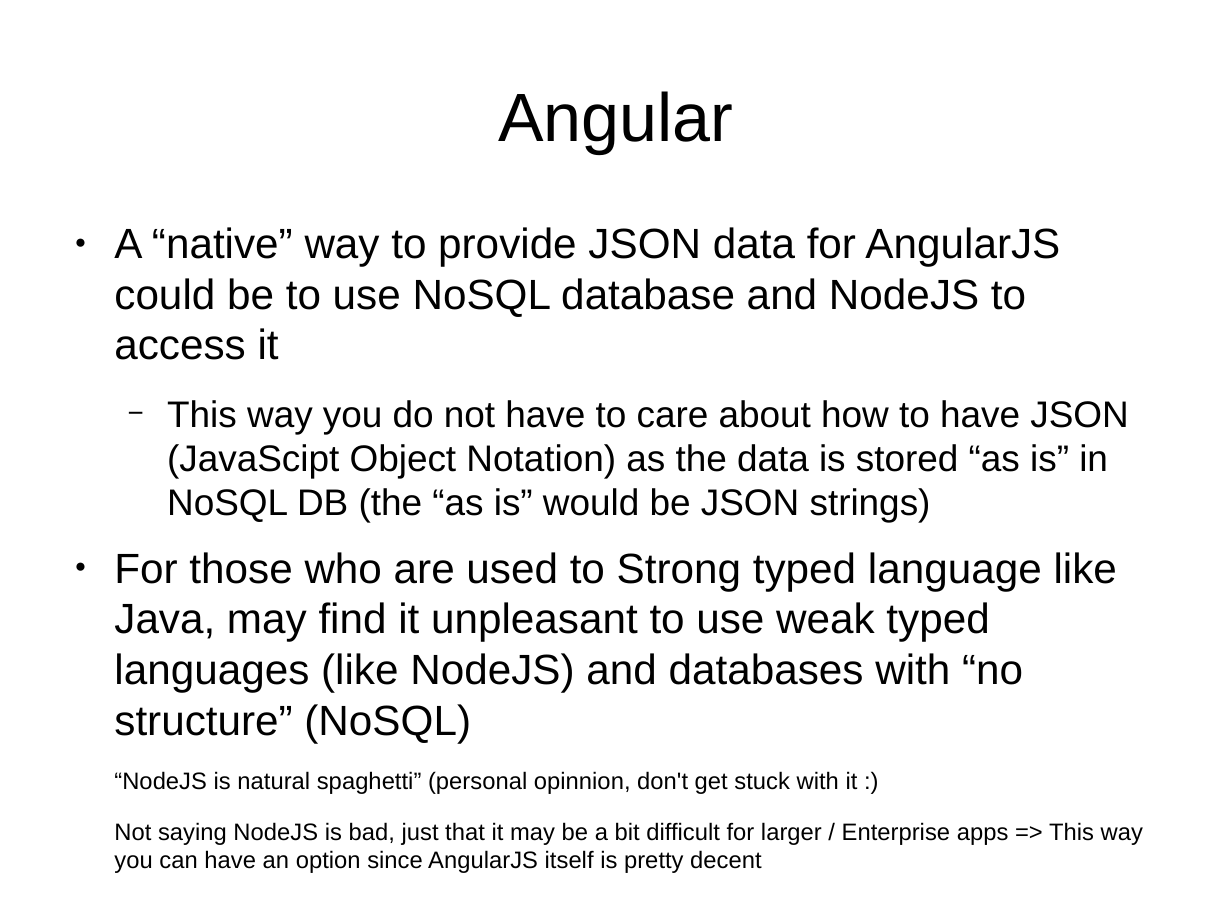
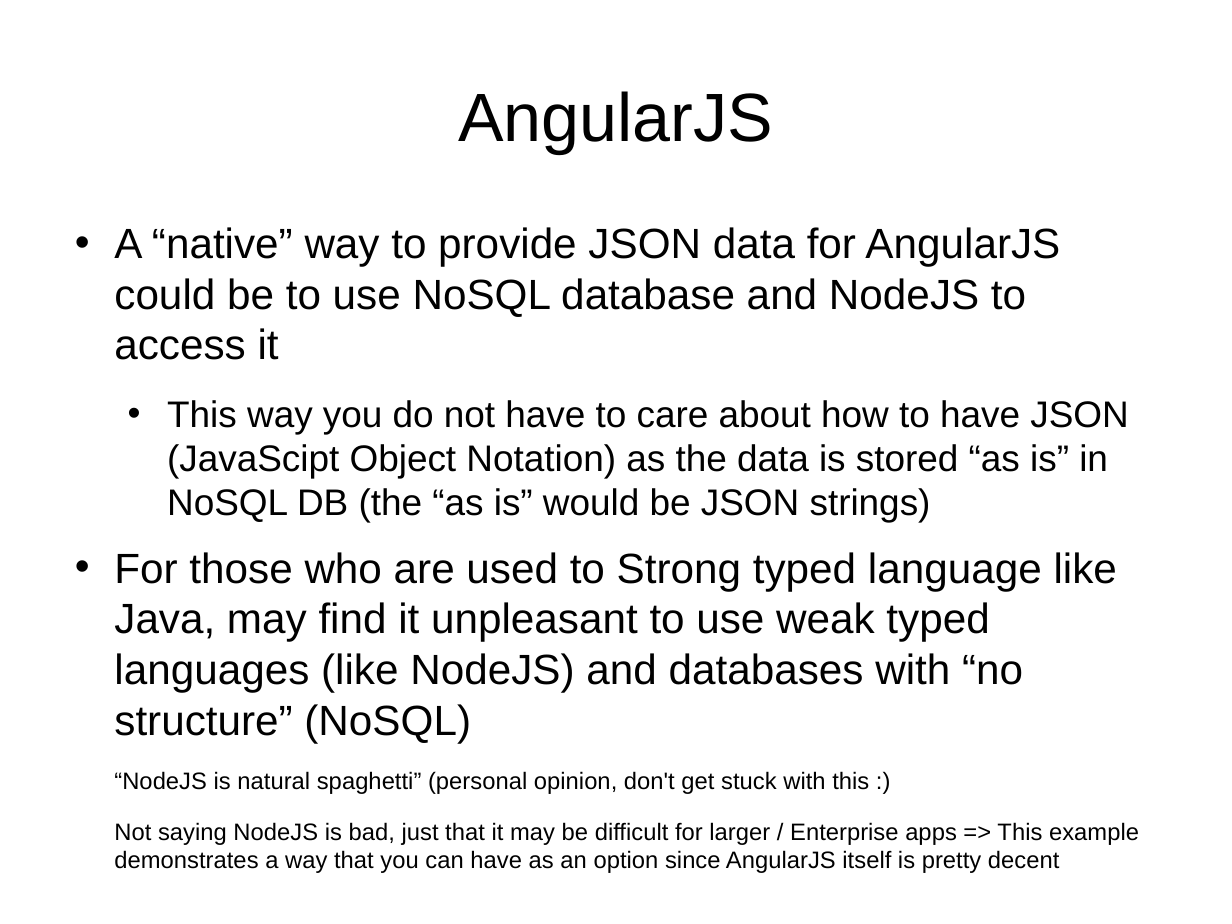
Before and after one commit to vmyrsky/ajeer, a slide deck: slide 23 of JavaEERest/doc/presentation.odp (slide 12 before the commit). Drawn at 1232x924 pixels with LibreOffice and Linux fonts; fonts in the diff are those of the drawing. Boxes give left, top, right and bottom in pixels: in the first picture for what was removed or moved away, otherwise in the second. Text is boxed around its words. In the diff, an @@ line names an element or a change of style, - is before the commit and + after.

```diff
--- a/JavaEERest/doc/presentation.odp
+++ b/JavaEERest/doc/presentation.odp
@@ title at (x1=458, y1=91, x2=773, y2=153): text changed @@
-Angular
+AngularJS
@@ text at (x1=114, y1=227, x2=1128, y2=743): bullet ● to •; bullet − to • @@
@@ text at (x1=114, y1=771, x2=1139, y2=873): text changed @@
-“NodeJS is natural spaghetti” (personal opinnion, don't get stuck with it :)
-Not saying NodeJS is bad, just that it may be a bit difficult for larger / Enterprise apps => This way you can have an option since AngularJS itself is pretty decent
+“NodeJS is natural spaghetti” (personal opinion, don't get stuck with this :)
+Not saying NodeJS is bad, just that it may be difficult for larger / Enterprise apps => This example demonstrates a way that you can have as an option since AngularJS itself is pretty decent
```
Also in this commit, not shown: 34 other slides changed, 8 slides added.
